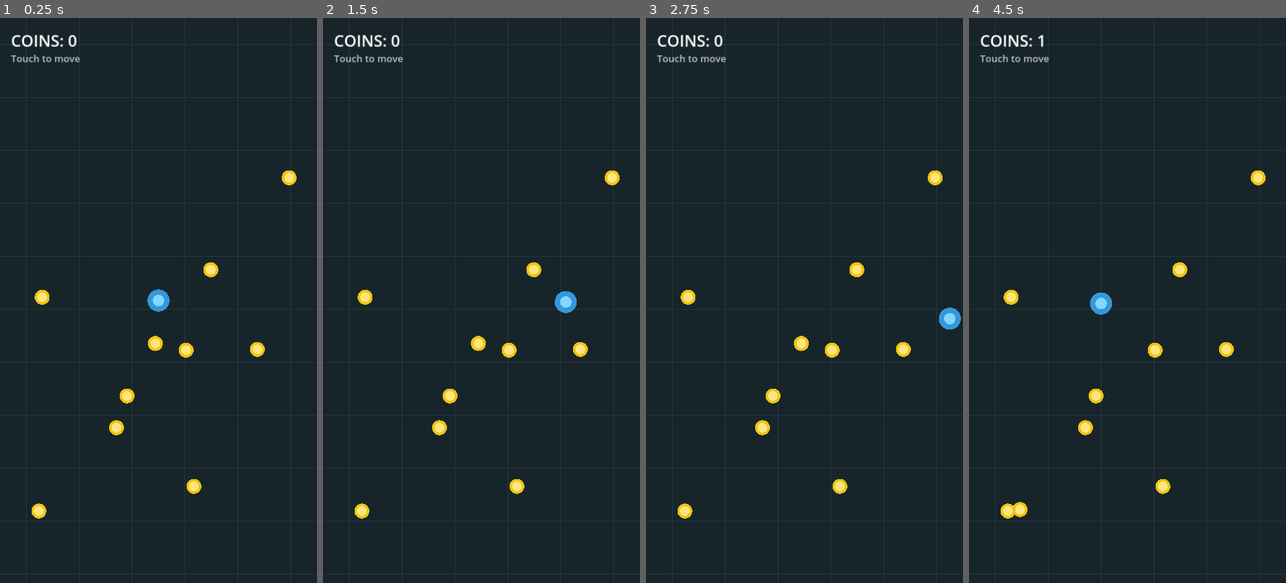
Above: before the commit, frames 1-4 (left to right).
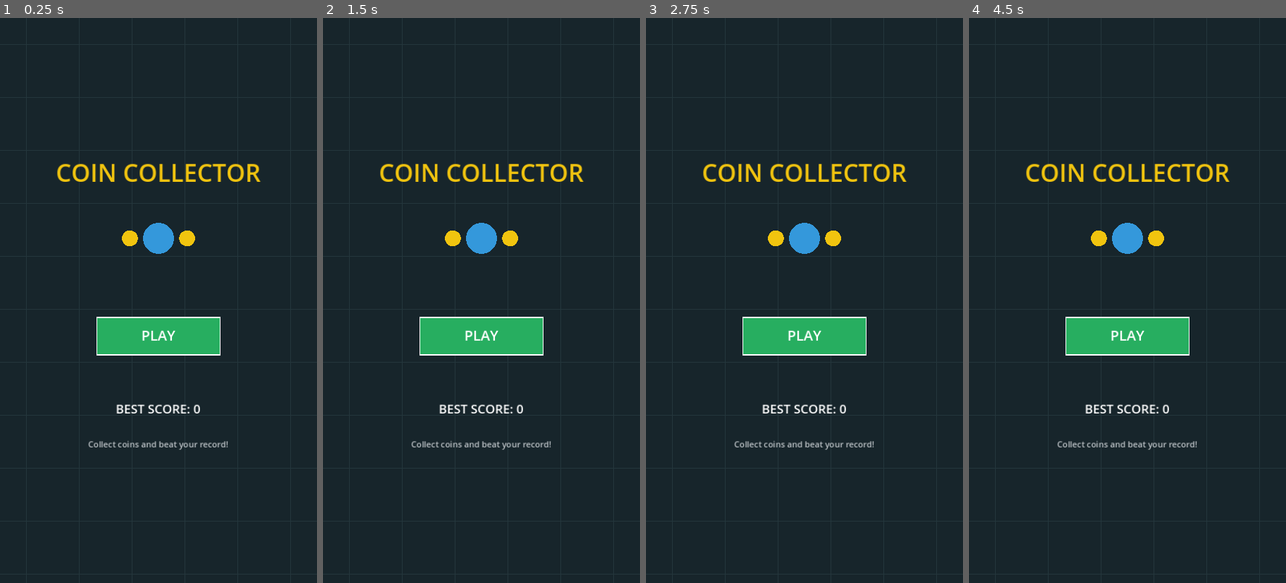
Above: after the commit, the same moments.

Repository: c9wildbeast-coder/coin-collector-game
Game: Godot game, scene res://Main.tscn
Two runs of this game, one before a commit and one after it. Both use one fixed random seed, a clock stepped at 60 frames per second and the inputs below.
Inputs (mouse positions are in pixels of both pictures, inside the frame that each line leads up to):
- Up to frame 1 (0.25 s): no input
- Up to frame 2 (1.5 s): tap Enter at 0.5 s; move the mouse to (551, 272) at 0.52 s; hold Right (ui_right) 0.53-1.25 s; click (551, 272) at 0.67 s; drag from (418, 328) to (465, 413) at 1.27 s
- Up to frame 3 (2.75 s): move the mouse to (836, 176) at 2.02 s; hold Right (ui_right) from 2.03 s (still down); click (836, 176) at 2.17 s
- Up to frame 4 (4.5 s): release Right (ui_right) at 2.75 s; drag from (1111, 413) to (1032, 215) at 2.77 s; move the mouse to (1222, 385) at 3.52 s; hold Left (ui_left) 3.53-4.25 s; click (1222, 385) at 3.67 s; drag from (1032, 215) to (1079, 159) at 4.27 s

The runs differ from the first frame. In frame 1, 6.2% of the frame differs, in the area x 3-94%, y 3-89%; in frame 2, 6.2%; in frame 3, 6.2%; in frame 4, 6.3%.

Commit message:
Update Main.gd

Diff:
--- a/Main.gd
+++ b/Main.gd
@@ -1,52 +1,97 @@
 
 extends Node2D
 
-var player_position = Vector2(360, 640)
+var screen_size = Vector2(720, 1280)
+var player_position = Vector2.ZERO
 var player_speed = 350.0
 var player_radius = 25.0
 
-var coins = []
+var coins: Array[Vector2] = []
 var score = 0
-
-var touch_target = null
-
-var screen_size = Vector2(720, 1280)
+var best_score = 0
+
+var state = "menu"
+var touch_target: Variant = null
+
+var play_button = Rect2()
+var pause_button = Rect2()
+var resume_button = Rect2()
+var restart_button = Rect2()
+var home_button = Rect2()
 
 func _ready():
     randomize()
     screen_size = get_viewport_rect().size
+    load_best_score()
+    update_buttons()
+    queue_redraw()
+
+func update_buttons():
+    var center = screen_size.x / 2
+    play_button = Rect2(center - 140, screen_size.y * 0.53, 280, 85)
+    pause_button = Rect2(screen_size.x - 105, 25, 80, 65)
+    resume_button = Rect2(center - 140, screen_size.y * 0.43, 280, 75)
+    restart_button = Rect2(center - 140, screen_size.y * 0.54, 280, 75)
+    home_button = Rect2(center - 140, screen_size.y * 0.65, 280, 75)
+
+func start_game():
+    score = 0
+    coins.clear()
     player_position = screen_size / 2
+    touch_target = null
 
     for i in range(10):
         spawn_coin()
 
-    queue_redraw()
+    state = "playing"
+
+func save_best_score():
+    var file = FileAccess.open("user://coin_save.cfg", FileAccess.WRITE)
+    if file:
+        file.store_32(best_score)
+
+func load_best_score():
+    if FileAccess.file_exists("user://coin_save.cfg"):
+        var file = FileAccess.open("user://coin_save.cfg", FileAccess.READ)
+        if file:
+            best_score = file.get_32()
+
+func spawn_coin():
+    var margin = 60.0
+    var coin = Vector2(
+        randf_range(margin, screen_size.x - margin),
+        randf_range(150, screen_size.y - margin)
+    )
+    coins.append(coin)
 
 func _process(delta):
-    var direction = Vector2.ZERO
-
-    direction = Input.get_vector(
-        "ui_left",
-        "ui_right",
-        "ui_up",
-        "ui_down"
+    if state != "playing":
+        queue_redraw()
+        return
+
+    var direction = Input.get_vector(
+        "ui_left", "ui_right",
+        "ui_up", "ui_down"
     )
 
     if touch_target != null:
-        var distance = player_position.distance_to(touch_target)
-
-        if distance > 10:
+        if player_position.distance_to(touch_target) > 10:
             direction = player_position.direction_to(touch_target)
 
     player_position += direction * player_speed * delta
 
     player_position.x = clampf(player_position.x, 30, screen_size.x - 30)
-    player_position.y = clampf(player_position.y, 100, screen_size.y - 30)
+    player_position.y = clampf(player_position.y, 120, screen_size.y - 30)
 
     for i in range(coins.size() - 1, -1, -1):
         if player_position.distance_to(coins[i]) < 45:
             coins.remove_at(i)
             score += 1
+
+            if score > best_score:
+                best_score = score
+                save_best_score()
+
             spawn_coin()
 
     queue_redraw()
@@ -54,83 +99,168 @@
 func _input(event):
     if event is InputEventScreenTouch:
         if event.pressed:
-            touch_target = event.position
+            handle_press(event.position)
         else:
             touch_target = null
 
     elif event is InputEventScreenDrag:
-        touch_target = event.position
+        if state == "playing":
+            touch_target = event.position
 
     elif event is InputEventMouseButton:
         if event.button_index == MOUSE_BUTTON_LEFT:
             if event.pressed:
-                touch_target = event.position
+                handle_press(event.position)
             else:
                 touch_target = null
 
     elif event is InputEventMouseMotion:
         if Input.is_mouse_button_pressed(MOUSE_BUTTON_LEFT):
-            touch_target = event.position
-
-func spawn_coin():
-    var margin = 60.0
-
-    var coin = Vector2(
-        randf_range(margin, screen_size.x - margin),
-        randf_range(130, screen_size.y - margin)
-    )
-
-    coins.append(coin)
-
-func _draw():
+            if state == "playing":
+                touch_target = event.position
+
+func handle_press(pos):
+    if state == "menu":
+        if play_button.has_point(pos):
+            start_game()
+
+    elif state == "playing":
+        if pause_button.has_point(pos):
+            state = "paused"
+            touch_target = null
+        else:
+            touch_target = pos
+
+    elif state == "paused":
+        if resume_button.has_point(pos):
+            state = "playing"
+        elif restart_button.has_point(pos):
+            start_game()
+        elif home_button.has_point(pos):
+            state = "menu"
+
+func draw_button(rect, label, color):
+    draw_rect(rect, color)
+    draw_rect(rect, Color.WHITE, false, 3)
+
+    draw_string(
+        ThemeDB.fallback_font,
+        Vector2(rect.position.x, rect.position.y + rect.size.y / 2 + 10),
+        label,
+        HORIZONTAL_ALIGNMENT_CENTER,
+        rect.size.x,
+        32,
+        Color.WHITE
+    )
+
+func draw_background():
     draw_rect(
         Rect2(Vector2.ZERO, screen_size),
         Color("#17252b")
     )
 
-    # Draw background grid
     for x in range(0, int(screen_size.x), 60):
         draw_line(
             Vector2(x, 0),
             Vector2(x, screen_size.y),
-            Color("#24363c"),
-            1
+            Color("#24363c"), 1
         )
 
     for y in range(0, int(screen_size.y), 60):
         draw_line(
             Vector2(0, y),
             Vector2(screen_size.x, y),
-            Color("#24363c"),
-            1
-        )
-
-    # Draw coins
-    for coin in coins:
-        draw_circle(coin, 17, Color("#f1c40f"))
-        draw_circle(coin, 11, Color("#ffe680"))
-
-    # Draw player
-    draw_circle(player_position, player_radius, Color("#3498db"))
-    draw_circle(player_position, 13, Color("#85d6ff"))
-
-    # Draw score
-    draw_string(
-        ThemeDB.fallback_font,
-        Vector2(25, 65),
-        "COINS: " + str(score),
-        HORIZONTAL_ALIGNMENT_LEFT,
-        -1,
-        36,
-        Color.WHITE
-    )
-
-    draw_string(
-        ThemeDB.fallback_font,
-        Vector2(25, 100),
-        "Touch to move",
-        HORIZONTAL_ALIGNMENT_LEFT,
-        -1,
-        22,
-        Color("#bdc3c7")
-    )
+            Color("#24363c"), 1
+        )
+
+func _draw():
+    draw_background()
+
+    var center = screen_size.x / 2
+
+    if state == "menu":
+        draw_string(
+            ThemeDB.fallback_font,
+            Vector2(0, screen_size.y * 0.29),
+            "COIN COLLECTOR",
+            HORIZONTAL_ALIGNMENT_CENTER,
+            screen_size.x,
+            55,
+            Color("#f1c40f")
+        )
+
+        draw_circle(Vector2(center, screen_size.y * 0.39), 35, Color("#3498db"))
+        draw_circle(Vector2(center - 65, screen_size.y * 0.39), 18, Color("#f1c40f"))
+        draw_circle(Vector2(center + 65, screen_size.y * 0.39), 18, Color("#f1c40f"))
+
+        draw_button(play_button, "PLAY", Color("#27ae60"))
+
+        draw_string(
+            ThemeDB.fallback_font,
+            Vector2(0, screen_size.y * 0.70),
+            "BEST SCORE: " + str(best_score),
+            HORIZONTAL_ALIGNMENT_CENTER,
+            screen_size.x,
+            28,
+            Color.WHITE
+        )
+
+        draw_string(
+            ThemeDB.fallback_font,
+            Vector2(0, screen_size.y * 0.76),
+            "Collect coins and beat your record!",
+            HORIZONTAL_ALIGNMENT_CENTER,
+            screen_size.x,
+            19,
+            Color("#bdc3c7")
+        )
+
+    elif state == "playing" or state == "paused":
+        for coin in coins:
+            draw_circle(coin, 20, Color("#f1c40f"))
+            draw_circle(coin, 12, Color("#ffe680"))
+
+        draw_circle(player_position, player_radius, Color("#3498db"))
+        draw_circle(player_position, 13, Color("#85d6ff"))
+
+        draw_string(
+            ThemeDB.fallback_font,
+            Vector2(25, 65),
+            "COINS: " + str(score),
+            HORIZONTAL_ALIGNMENT_LEFT,
+            -1,
+            34,
+            Color.WHITE
+        )
+
+        draw_string(
+            ThemeDB.fallback_font,
+            Vector2(25, 100),
+            "BEST: " + str(best_score),
+            HORIZONTAL_ALIGNMENT_LEFT,
+            -1,
+            23,
+            Color("#f1c40f")
+        )
+
+        draw_button(pause_button, "II", Color("#2980b9"))
+
+        if state == "paused":
+            draw_rect(
+                Rect2(Vector2.ZERO, screen_size),
+                Color(0, 0, 0, 0.75)
+            )
+
+            draw_string(
+                ThemeDB.fallback_font,
+                Vector2(0, screen_size.y * 0.34),
+                "PAUSED",
+                HORIZONTAL_ALIGNMENT_CENTER,
+                screen_size.x,
+                55,
+                Color.WHITE
+            )
+
+            draw_button(resume_button, "RESUME", Color("#27ae60"))
+            draw_button(restart_button, "RESTART", Color("#2980b9"))
+            draw_button(home_button, "MAIN MENU", Color("#c0392b"))
